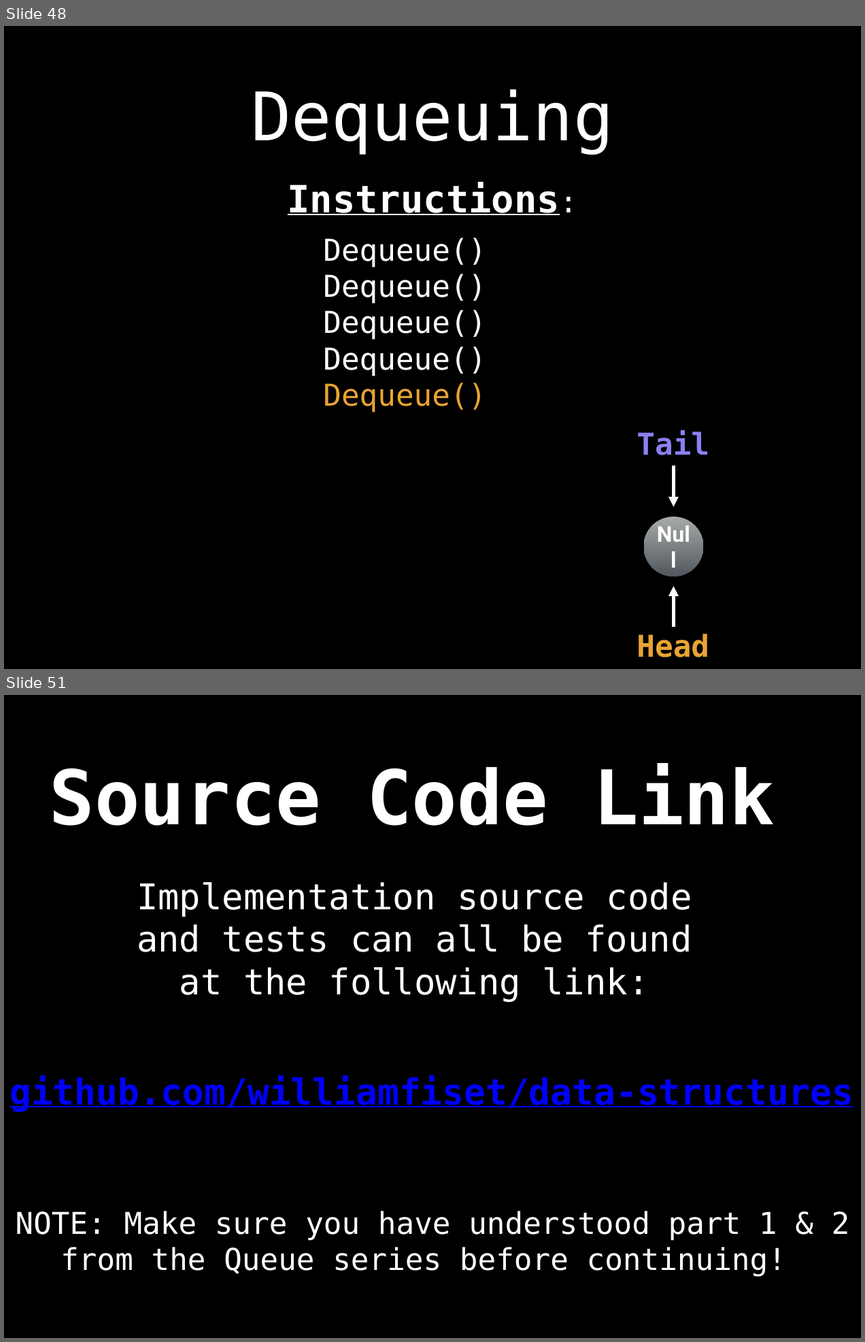
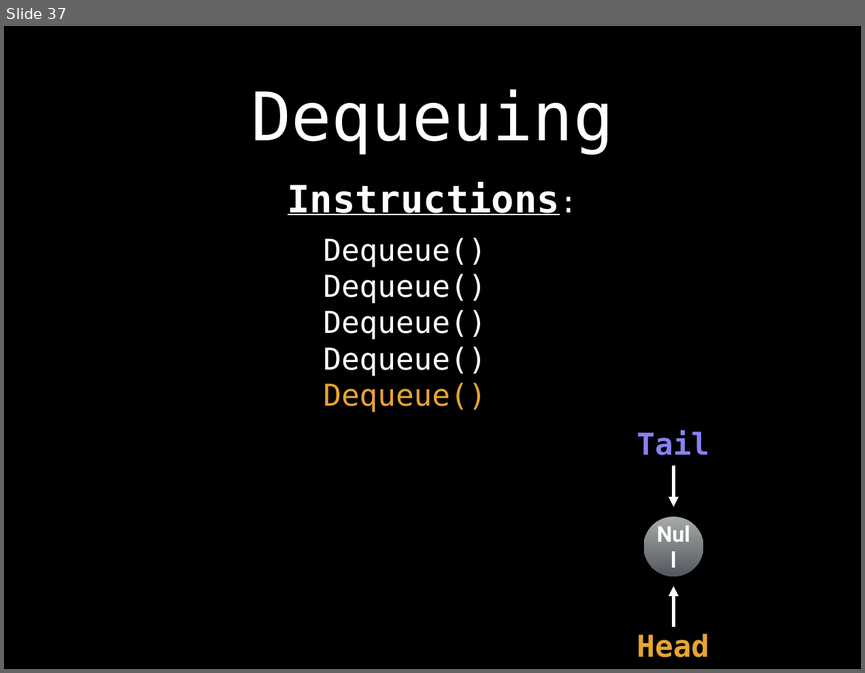
Before and after one commit to williamfiset/DEPRECATED-data-structures, a slide deck: Queue/presentation/Queue.pptx. Shown one above the other, each under a label of ours: slides 48 and 51 before the commit, slide 37 after it; the slides between them are not shown. The pictures are 865x1342 and 865x673 pixels, drawn with LibreOffice and Linux fonts; fonts in the diff are those of the drawing. Boxes give left, top, right and bottom in pixels: in the first picture for what was removed or moved away, otherwise in the second. Text is boxed around its words. In the diff, an @@ line names an element or a change of style, - is before the commit and + after.

Commit message:
Updated Queue slides

```diff
--- a/Queue/presentation/Queue.pptx
+++ b/Queue/presentation/Queue.pptx
@@ slide 51 removed at (4,695,861,1338), background #000000 @@
@@ title removed at (50,763,775,826) @@
-Source Code Link
@@ text removed at (137,882,692,1002) @@
-Implementation source code and tests can all be found at the following link:
@@ text removed at (9,1076,853,1112) @@
-github.com/williamfiset/data-structures
@@ text removed at (16,1210,850,1276) @@
-NOTE: Make sure you have understood part 1 & 2 from the Queue series before continuing!
@@ what was slide 48 is now slide 37 @@
```
Also in this commit, not shown: 1 slide changed, 1 slide added, 6 other slides removed, 2 other files.
